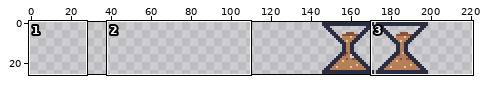
Sprite sheet: res/img/wait.png. Above: a wide view before the commit, with the close-up outlined.
Close-up. As it was:
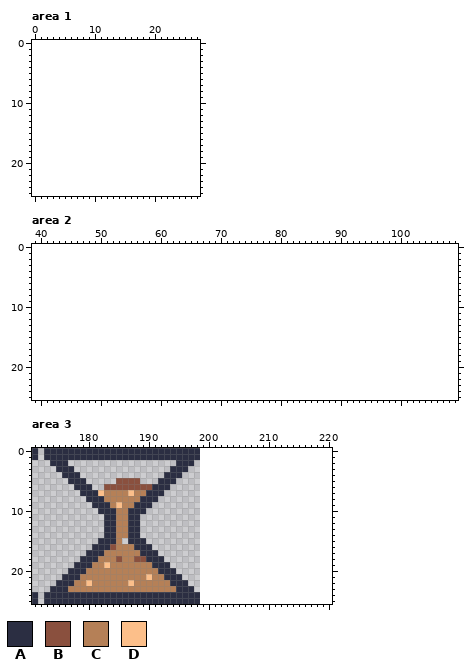
The file is 53x26 pixels. Shown: area 1: x 0..27, y 0..25; area 2: x 39..109, y 0..25; area 3: x 171..220, y 0..25. The old version is drawn lined up with the new one, on the new canvas. The commit also changed other parts of the picture, which this record leaves out.
Palette (. is transparent): A #2b2e42  B #8a503e  C #b58057  D #fcbf8a
Pixels before, area 3, first column x 171:
 0 A.AAAAAAAAAAAAAAAAAAAAAAAAAA
 1 A.AAAAAAAAAAAAAAAAAAAAAAAAAA
 2 ...AAA..................AAA.
 3 ....AAA................AAA..
 4 .....AAA..............AAA...
 5 ......AAA.....BBBB...AAA....
 6 .......AAA..BBBBBBBBAAA.....
 7 ........AAADCCCCDCCAAA......
 8 .........AAACCCCCCAAA.......
 9 ..........AAACDCCAAA........
10 ...........AAACCAAA.........
11 ............AACCAA..........
12 ............AACCAA..........
13 ............AACCAA..........
14 ............AACCAA..........
15 ...........AAAC.AAA.........
16 ..........AAABCCCAAA........
17 .........AAACCCCCCAAA.......
18 ........AAACCCBCCBBAAA......
19 .......AAACCDCCCCCCCAAA.....
20 ......AAACCCCCCCCCCCCAAA....
21 .....AAACCCCCCCCCCCDCCAAA...
22 ....AAACCDCCCCCCDCCCCCCAAA..
23 ...AAACCCCCCCCCCCCCCCCCCAAA.
24 A.AAAAAAAAAAAAAAAAAAAAAAAAAA
25 A.AAAAAAAAAAAAAAAAAAAAAAAAAA
After the commit:
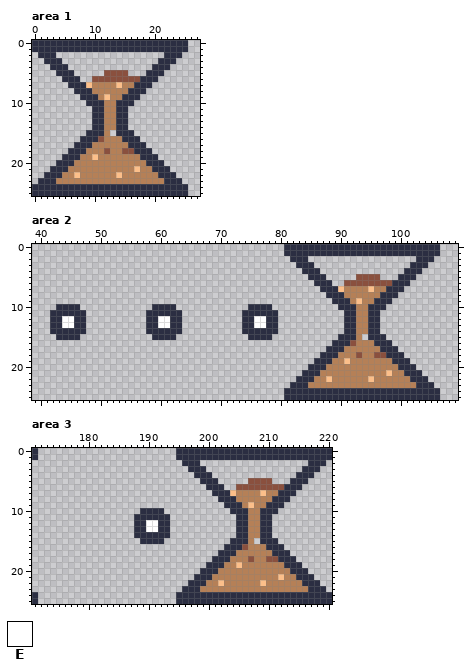
Colours new in this view: E #ffffff
Diff:
canvas 53x26 -> 221x26, the old top-left corner now at 146,0
Changed rows in their new state; - is an unchanged pixel.
Area 1:
first column x 0:
 0 AAAAAAAAAAAAAAAAAAAAAAAAAA
 1 AAAAAAAAAAAAAAAAAAAAAAAAAA
 2 -AAA------------------AAA-
 3 --AAA----------------AAA--
 4 ---AAA--------------AAA---
 5 ----AAA-----BBBB---AAA----
 6 -----AAA--BBBBBBBBAAA-----
 7 ------AAADCCCCDCCAAA------
 8 -------AAACCCCCCAAA-------
 9 --------AAACDCCAAA--------
10 ---------AAACCAAA---------
11 ----------AACCAA----------
12 ----------AACCAA----------
13 ----------AACCAA----------
14 ----------AACCAA----------
15 ---------AAAC-AAA---------
16 --------AAABCCCAAA--------
17 -------AAACCCCCCAAA-------
18 ------AAACCCBCCBBAAA------
19 -----AAACCDCCCCCCCAAA-----
20 ----AAACCCCCCCCCCCCAAA----
21 ---AAACCCCCCCCCCCDCCAAA---
22 --AAACCDCCCCCCDCCCCCCAAA--
23 -AAACCCCCCCCCCCCCCCCCCAAA-
24 AAAAAAAAAAAAAAAAAAAAAAAAAA
25 AAAAAAAAAAAAAAAAAAAAAAAAAA
Area 2:
first column x 42:
 0 ---------------------------------------AAAAAAAAAAAAAAAAAAAAAAAAAA
 1 ---------------------------------------AAAAAAAAAAAAAAAAAAAAAAAAAA
 2 ----------------------------------------AAA------------------AAA-
 3 -----------------------------------------AAA----------------AAA--
 4 ------------------------------------------AAA--------------AAA---
 5 -------------------------------------------AAA-----BBBB---AAA----
 6 --------------------------------------------AAA--BBBBBBBBAAA-----
 7 ---------------------------------------------AAADCCCCDCCAAA------
 8 ----------------------------------------------AAACCCCCCAAA-------
 9 -----------------------------------------------AAACDCCAAA--------
10 -AAAA------------AAAA------------AAAA-----------AAACCAAA---------
11 AAAAAA----------AAAAAA----------AAAAAA-----------AACCAA----------
12 AAEEAA----------AAEEAA----------AAEEAA-----------AACCAA----------
13 AAEEAA----------AAEEAA----------AAEEAA-----------AACCAA----------
14 AAAAAA----------AAAAAA----------AAAAAA-----------AACCAA----------
15 -AAAA------------AAAA------------AAAA-----------AAAC-AAA---------
16 -----------------------------------------------AAABCCCAAA--------
17 ----------------------------------------------AAACCCCCCAAA-------
18 ---------------------------------------------AAACCCBCCBBAAA------
19 --------------------------------------------AAACCDCCCCCCCAAA-----
20 -------------------------------------------AAACCCCCCCCCCCCAAA----
21 ------------------------------------------AAACCCCCCCCCCCDCCAAA---
22 -----------------------------------------AAACCDCCCCCCDCCCCCCAAA--
23 ----------------------------------------AAACCCCCCCCCCCCCCCCCCAAA-
24 ---------------------------------------AAAAAAAAAAAAAAAAAAAAAAAAAA
25 ---------------------------------------AAAAAAAAAAAAAAAAAAAAAAAAAA
Area 3:
first column x 173:
 0 ......................----AAAAAAAAAAAAAAAAAAAAAA
 1 ......................----AAAAAAAAAAAAAAAAAAAAAA
 2 -...------------------.--A------------------AAA-
 3 --...----------------...AAA----------------AAA--
 4 ---...--------------...--AAA--------------AAA---
 5 ----...-----....---...----AAA-----BBBB---AAA----
 6 -----...--...........------AAA--BBBBBBBBAAA-----
 7 ------..............--------AAADCCCCDCCAAA------
 8 -------............----------AAACCCCCCAAA-------
 9 --------..........------------AAACDCCAAA--------
10 ---------.......-AAA-----------AAACCAAA---------
11 ----------.....-AAAAA-----------AACCAA----------
12 ----------.....-AEEAA-----------AACCAA----------
13 ----------.....-AEEAA-----------AACCAA----------
14 ----------.....-AAAAA-----------AACCAA----------
15 ---------....-..-AAA-----------AAAC-AAA---------
16 --------..........------------AAABCCCAAA--------
17 -------............----------AAACCCCCCAAA-------
18 ------..............--------AAACCCBCCBBAAA------
19 -----................------AAACCDCCCCCCCAAA-----
20 ----..................----AAACCCCCCCCCCCCAAA----
21 ---....................--AAACCCCCCCCCCCDCCAAA---
22 --......................AAACCDCCCCCCDCCCCCCAAA--
23 -......................--ACCCCCCCCCCCCCCCCCCAAA-
24 ......................----AAAAAAAAAAAAAAAAAAAAAA
25 ......................----AAAAAAAAAAAAAAAAAAAAAA
Changed places in both close-ups, as pixel boxes (x1, y1, x2, y2):
added: (32, 40, 188, 196)
added: (284, 244, 440, 400)
added: (50, 304, 86, 340)
added: (146, 304, 182, 340)
added: (242, 304, 278, 340)
changed: (44, 448, 332, 604)
